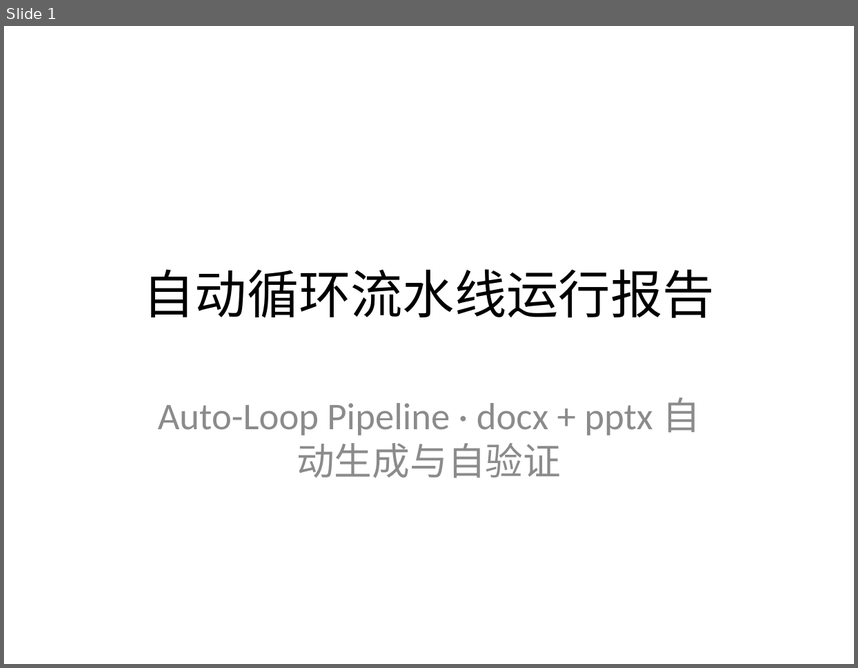
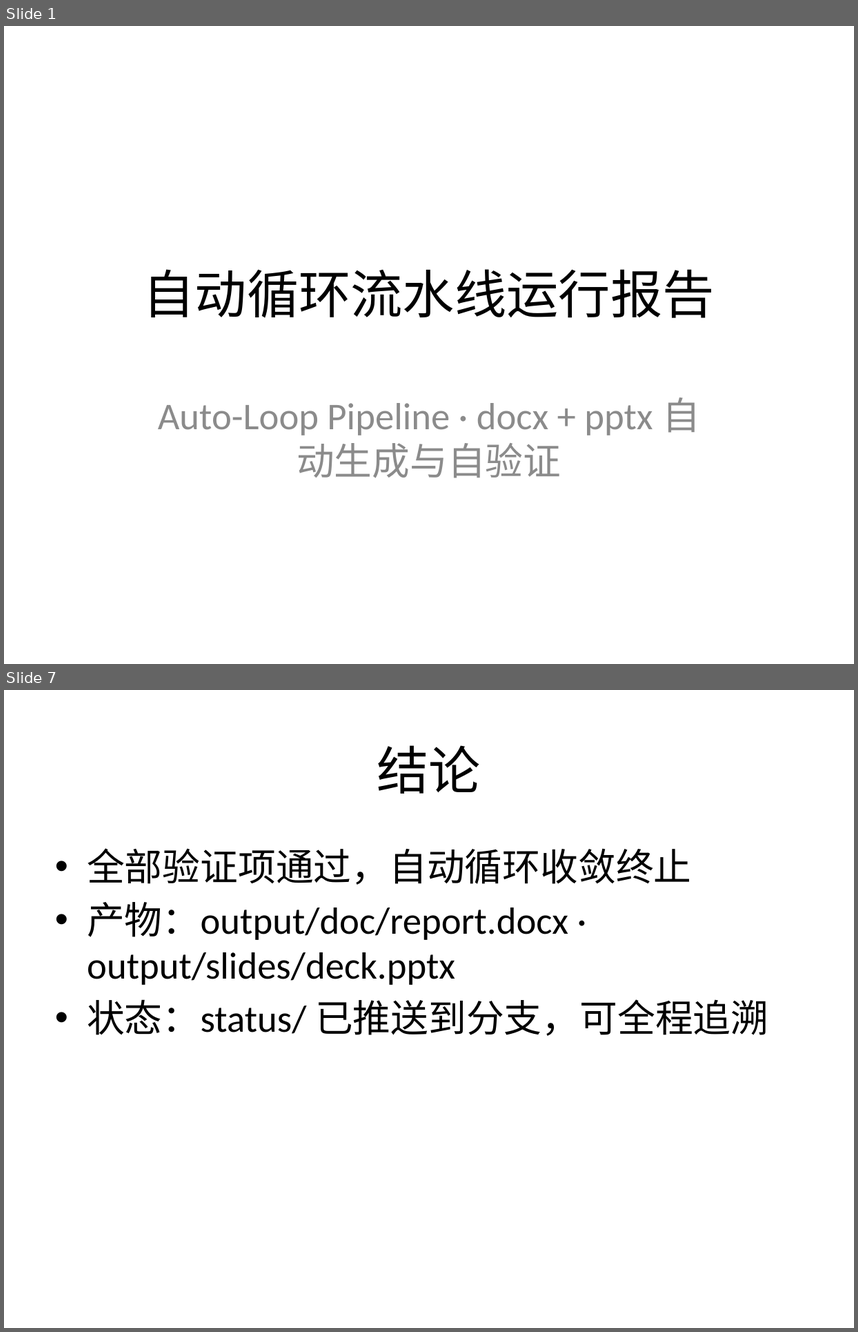
Before and after one commit to mqgg5630-cyber/test-auto-arena, a slide deck: output/slides/deck.pptx. Shown one above the other, each under a label of ours: slide 1 before the commit, slides 1 and 7 after it; the slides between them are not shown. The pictures are 858x668 and 858x1332 pixels, drawn with LibreOffice and Linux fonts; fonts in the diff are those of the drawing. Boxes give left, top, right and bottom in pixels: in the first picture for what was removed or moved away, otherwise in the second. Text is boxed around its words. In the diff, an @@ line names an element or a change of style, - is before the commit and + after.

```diff
--- a/output/slides/deck.pptx
+++ b/output/slides/deck.pptx
@@ slide 7 added at [4, 690, 854, 1328], background #FFFFFF @@
@@ title added at [377, 745, 481, 793], 44 pt, text #000000 @@
+结论
@@ text added at [87, 848, 769, 1036], 32 pt, text #000000 @@
+• 全部验证项通过，自动循环收敛终止
+• 产物：output/doc/report.docx · output/slides/deck.pptx
+• 状态：status/ 已推送到分支，可全程追溯
```
Also in this commit, not shown: 1 slide changed, 4 other slides added, 1 slide removed, 4 other files.
